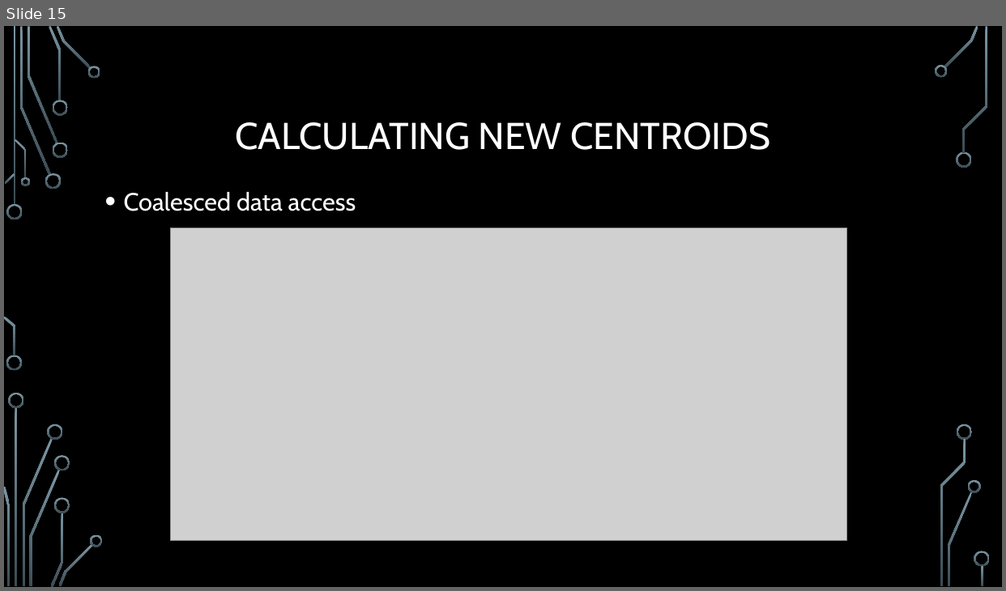
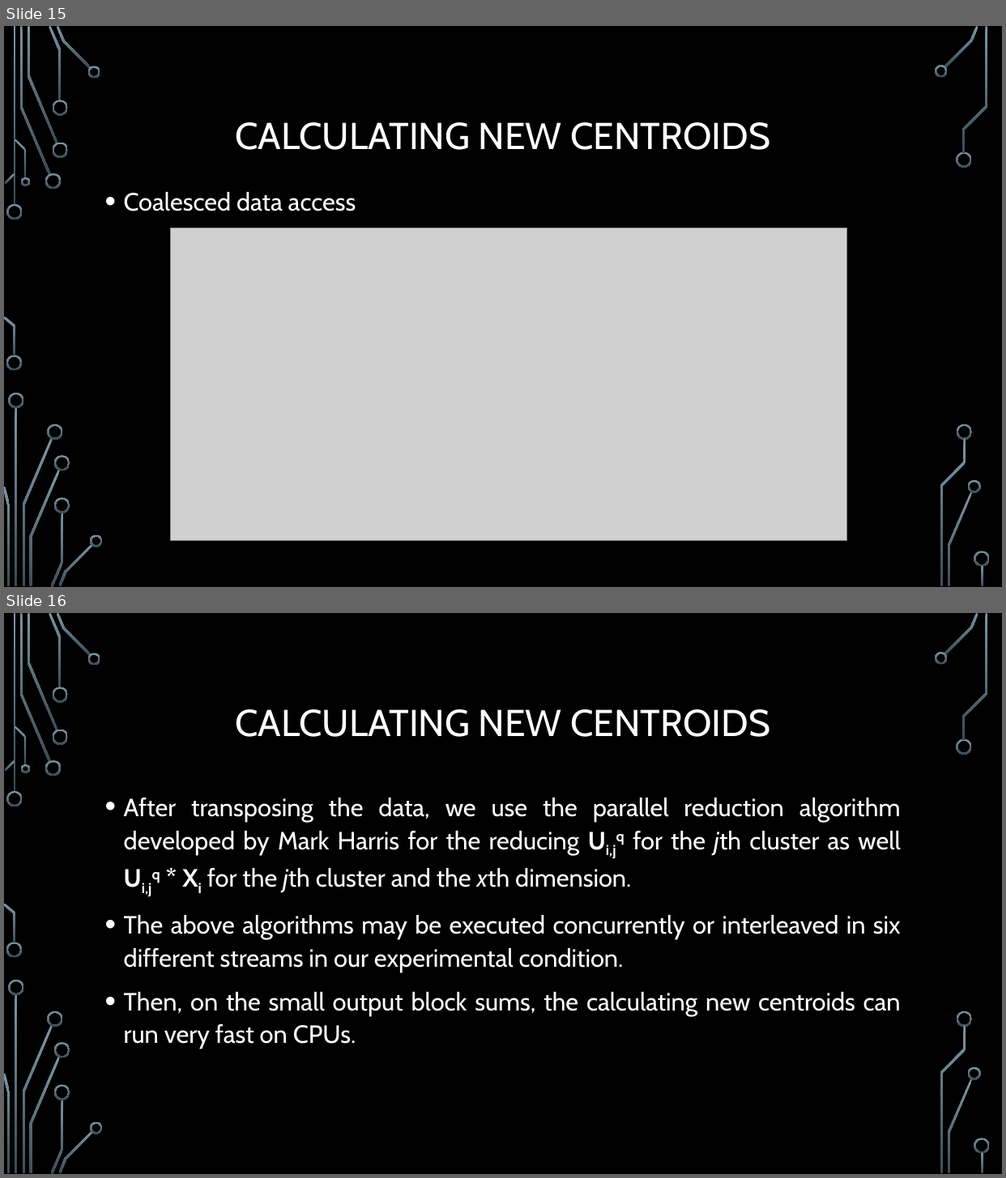
Before and after one commit to trungvdhp/master-ntou, a slide deck: ImageProcessing/Speeding up GFKM.pptx. Shown one above the other, each under a label of ours: slide 15 before the commit, slides 15 and 16 after it. The pictures are 1006x591 and 1006x1178 pixels, drawn with LibreOffice and Linux fonts; fonts in the diff are those of the drawing; grey boxes stand for pictures; background and template pictures are left out. Boxes give left, top, right and bottom in pixels: in the first picture for what was removed or moved away, otherwise in the second. Text is boxed around its words. In the diff, an @@ line names an element or a change of style, - is before the commit and + after.

```diff
--- a/ImageProcessing/Speeding up GFKM.pptx
+++ b/ImageProcessing/Speeding up GFKM.pptx
@@ slide 16 added at (4,613,1002,1174), background picture (left out); not listed: 36 template elements that a slide beside it also shows @@
@@ title added at (236,709,770,737), 36 pt, text #FFFFFF @@
+CALCULATING NEW CENTROIDS
@@ text added at (124,798,901,1049), 24 pt, text #FFFFFF @@
+• After transposing the data, we use the parallel reduction algorithm developed by Mark Harris for the reducing Ui,jq for the jth cluster as well Ui,jq * Xi for the jth cluster and the xth dimension.
+• The above algorithms may be executed concurrently or interleaved in six different streams in our experimental condition.
+• Then, on the small output block sums, the calculating new centroids can run very fast on CPUs.
```
Also in this commit, not shown: 4 other slides added, 1 other file.
